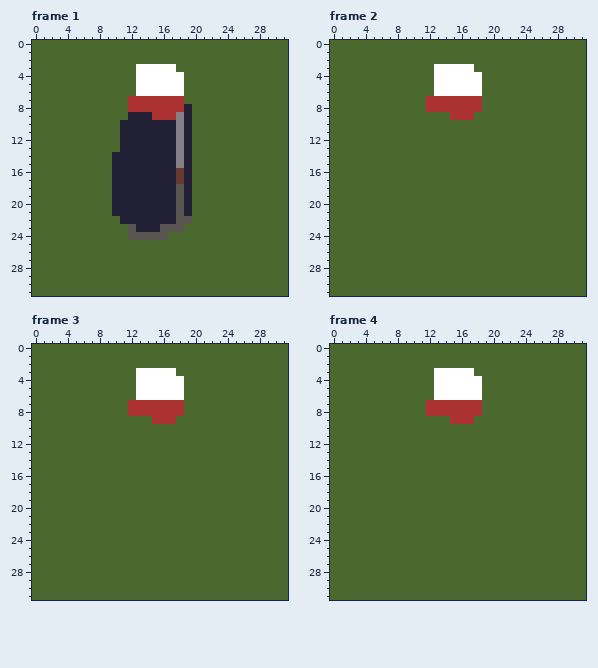
One commit to this pixel-art file: aseprite/walk right.aseprite. The picture above is the old version.
32x32 pixels, 10 frames. Shown: frame 1, frame 2, frame 3, frame 4. The commit also changed other frames, which this record leaves out.
After:
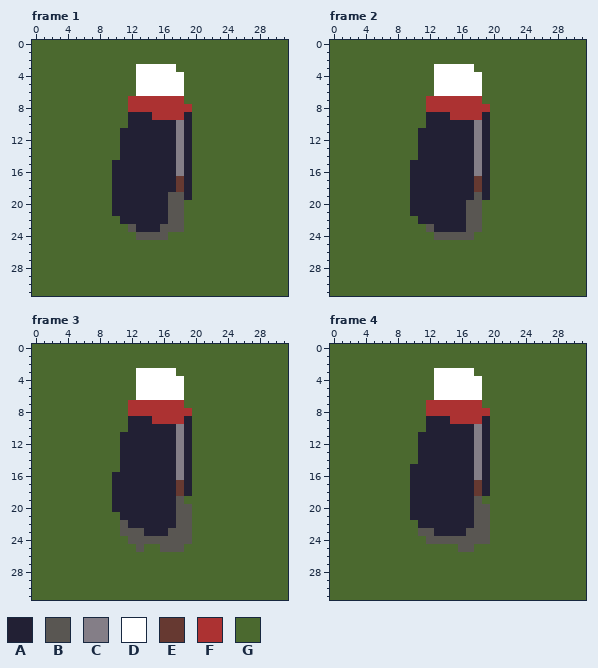
Palette (. is transparent): A #222034  B #595652  C #847e87  D #ffffff  E #663931  F #ac3232  G #4b692f
From old to new:
layer "body" added
layer "pants" added
Frame 1, layers "scarf", "cape":
The edit turns colour A into colour B in rows 19 to 22 at x 17.
The edit turns colour E into colour C in row 16 at x 18.
The edit turns colour B into colour E in row 18 at x 18.
The edit turns colour A into colour F in row 8 at x 19.
The edit turns colour C into colour F in row 9 at x 18.
The edit turns colour A into colour G in row 10 at x 11; in row 14 at x 10; in rows 20 to 21 at x 19.
The edit turns colour B into colour G in row 22 at x 19; in row 24 at x 12.
Frame 2:
The edit turns colour G into colour A in row 9 at x 12 to 14 and 19; in row 10 at x 12 to 17 and 19; in rows 11 to 14 at x 11 to 17 and 19; in rows 15 to 19 at x 10 to 17 and 19; in rows 20 to 21 at x 10 to 16; in row 22 at x 11 to 16.
The edit turns colour G into colour A in row 23 at x 13 to 16.
The edit turns colour G into colour B in row 19 at x 18; in rows 20 to 22 at x 17 to 18; in row 23 at x 12 and 17 to 18; in row 24 at x 13 to 17.
The edit turns colour G into colour C in rows 10 to 16 at x 18.
The edit turns colour G into colour E in rows 17 to 18 at x 18.
The edit turns colour G into colour F in row 8 at x 19; in row 9 at x 18.
Frame 3:
The edit turns colour G into colour A in row 9 at x 12 to 14 and 19; in row 10 at x 12 to 17 and 19; in rows 11 to 15 at x 11 to 17 and 19; in rows 16 to 18 at x 10 to 17 and 19; in rows 19 to 20 at x 10 to 17; in row 21 at x 11 to 17.
The edit turns colour G into colour A in row 22 at x 12 to 17; in row 23 at x 14 to 16.
The edit turns colour G into colour B in row 19 at x 18; in rows 20 to 21 at x 18 to 19; in row 22 at x 11 and 18 to 19; in row 23 at x 11 to 13 and 17 to 19; in row 24 at x 12 to 19; in row 25 at x 13 and 16 to 18.
The edit turns colour G into colour C in rows 10 to 16 at x 18.
The edit turns colour G into colour E in rows 17 to 18 at x 18.
The edit turns colour G into colour F in row 8 at x 19; in row 9 at x 18.
Frame 4:
The edit turns colour G into colour A in row 9 at x 12 to 14 and 19; in row 10 at x 12 to 17 and 19; in rows 11 to 14 at x 11 to 17 and 19; in rows 15 to 18 at x 10 to 17 and 19; in rows 19 to 21 at x 10 to 17; in row 22 at x 11 to 17.
The edit turns colour G into colour A in row 23 at x 13 to 16.
The edit turns colour G into colour B in row 19 at x 18; in rows 20 to 22 at x 18 to 19; in row 23 at x 11 to 12 and 17 to 19; in row 24 at x 12 to 19; in row 25 at x 16 to 17.
The edit turns colour G into colour C in rows 10 to 16 at x 18.
The edit turns colour G into colour E in rows 17 to 18 at x 18.
The edit turns colour G into colour F in row 8 at x 19; in row 9 at x 18.
Where, in picture pixels (left, top, right, bottom), the same in both pictures:
changed: (176, 104, 192, 120)
changed: (112, 120, 128, 160)
changed: (128, 168, 192, 240)
changed: (410, 104, 490, 240)
changed: (112, 408, 192, 552)
changed: (410, 408, 490, 552)
